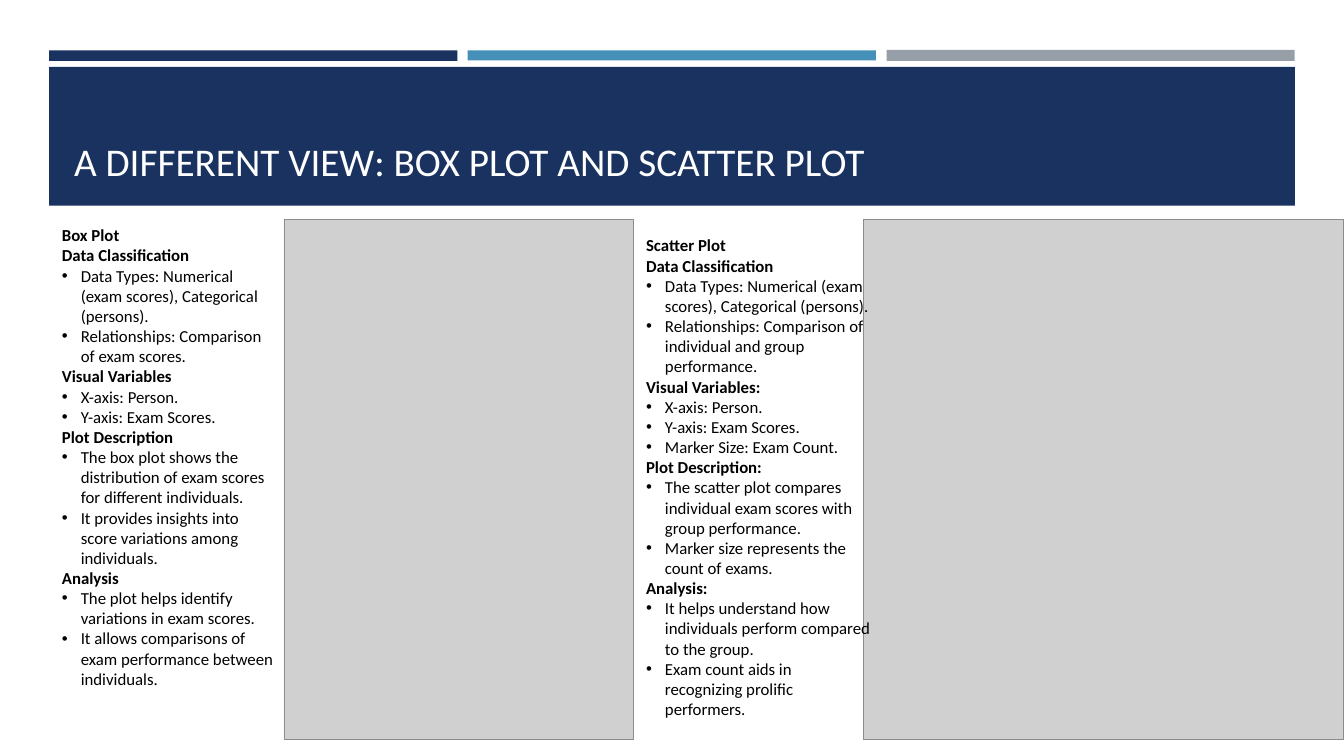
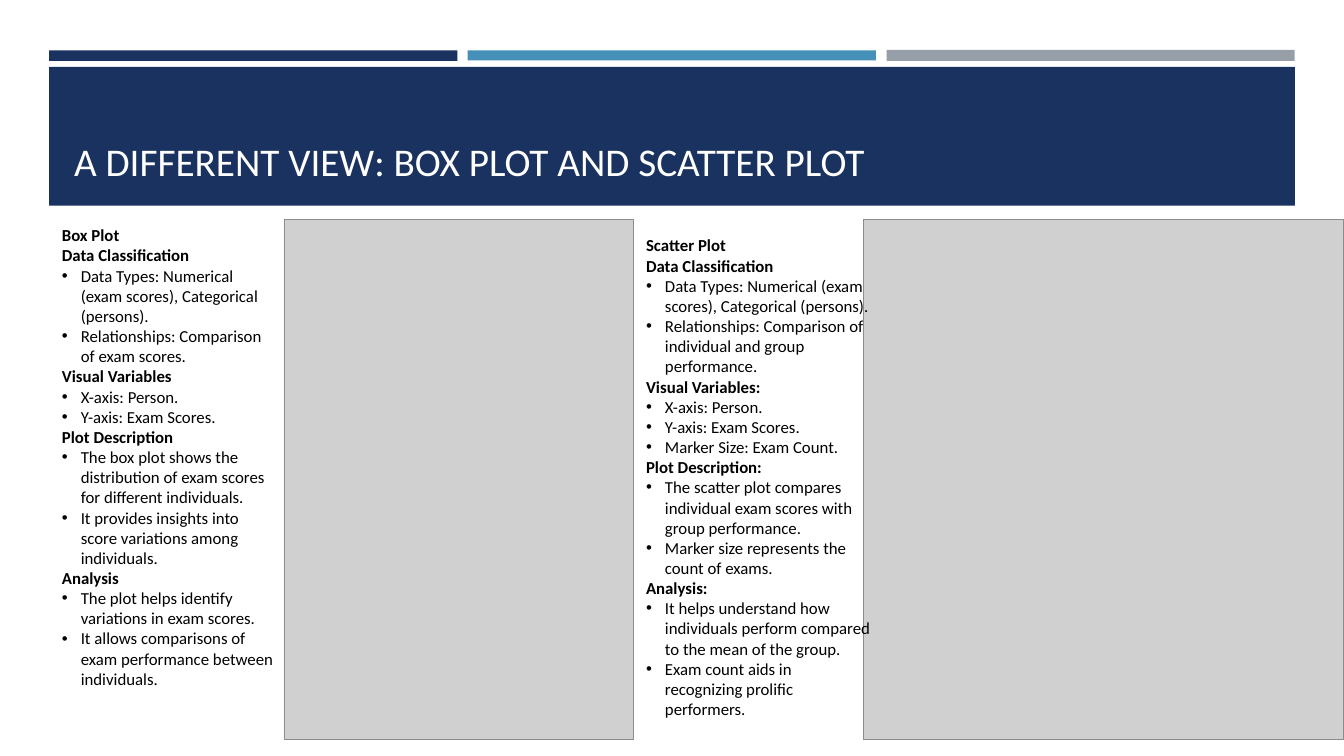
Before and after one commit to francesco-fortunato/VisualAnalytics_HWs, a slide deck: slide 6 of Homework 1/Visual Analytics - Homework I.pptx. Drawn at 1344x756 pixels with LibreOffice and Linux fonts; fonts in the diff are those of the drawing; grey boxes stand for pictures. Boxes give left, top, right and bottom in pixels: in the first picture for what was removed or moved away, otherwise in the second. Text is boxed around its words. In the diff, an @@ line names an element or a change of style, - is before the commit and + after.

```diff
--- a/Homework 1/Visual Analytics - Homework I.pptx
+++ b/Homework 1/Visual Analytics - Homework I.pptx
@@ text at box(665, 602, 870, 658): text changed @@
-• It helps understand how individuals perform compared to the group.
+• It helps understand how individuals perform compared to the mean of the group.
```
Also in this commit, not shown: 3 other files.
